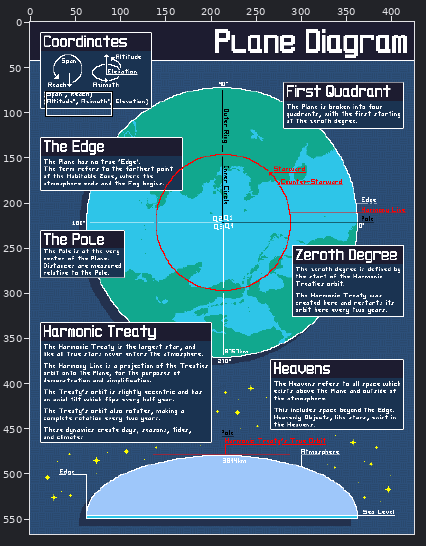
One commit to this pixel-art file: content/Media/Images/Infographics/world_diagram.aseprite. Above: a wide view before the commit, with the close-up outlined.
Close-up. Before the commit:
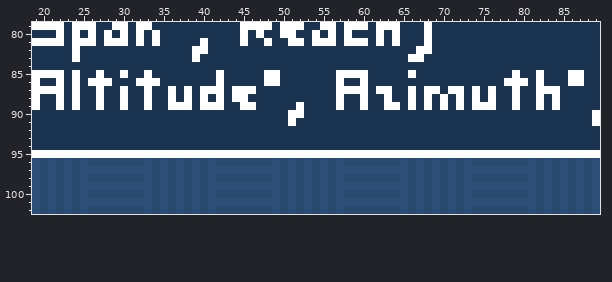
425x567 pixels, 1 frame. Colours within 5 levels of each other are drawn and written as one. Shown: x 19..89, y 79..102.
After:
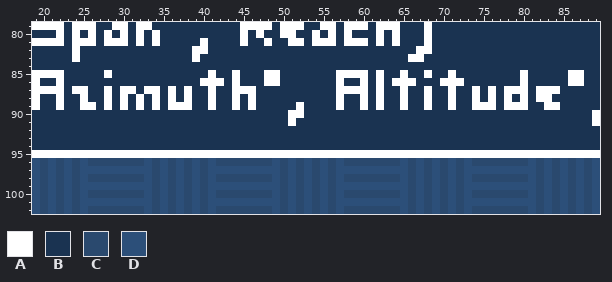
Palette (. is transparent): A #ffffff  B #1a3351  C #2a496e  D #2c4f79
Diff:
{"where": "layer \"Textbox Text\""}
{"y":85,"x":24,"old":"A","new":"B"}
{"y":85,"x":27,"old":"AB","new":"BA"}
{"y":85,"x":30,"old":"A","new":"B"}
{"y":85,"x":33,"old":"A","new":"B"}
{"y":85,"x":41,"old":"BA","new":"AB"}
{"y":85,"x":44,"old":"B","new":"A"}
{"y":85,"x":62,"old":"B","new":"A"}
{"y":85,"x":65,"old":"BA","new":"AB"}
{"y":85,"x":68,"old":"B","new":"A"}
{"y":85,"x":71,"old":"B","new":"A"}
{"y":85,"x":79,"old":"AB","new":"BA"}
{"y":85,"x":82,"old":"A","new":"B"}
{"y":86,"x":24,"old":"A","new":"B"}
{"y":86,"x":26,"old":"AAA","new":"BBB"}
{"y":86,"x":32,"old":"AAA","new":"BBB"}
{"y":86,"x":40,"old":"BB","new":"AA"}
{"y":86,"x":44,"old":"B","new":"A"}
{"y":86,"x":62,"old":"B","new":"A"}
{"y":86,"x":64,"old":"BBB","new":"AAA"}
{"y":86,"x":70,"old":"BBB","new":"AAA"}
{"y":86,"x":78,"old":"AA","new":"BB"}
{"y":86,"x":82,"old":"A","new":"B"}
{"y":87,"x":25,"old":"B","new":"A"}
{"y":87,"x":27,"old":"AB","new":"BA"}
{"y":87,"x":31,"old":"B","new":"A"}
{"y":87,"x":34,"old":"B","new":"A"}
{"y":87,"x":40,"old":"A","new":"B"}
{"y":87,"x":42,"old":"A","new":"B"}
{"y":87,"x":63,"old":"A","new":"B"}
{"y":87,"x":65,"old":"BA","new":"AB"}
{"y":87,"x":69,"old":"A","new":"B"}
{"y":87,"x":72,"old":"A","new":"B"}
{"y":87,"x":78,"old":"B","new":"A"}
{"y":87,"x":80,"old":"B","new":"A"}
{"y":88,"x":24,"old":"AB","new":"BA"}
{"y":88,"x":27,"old":"AB","new":"BA"}
{"y":88,"x":32,"old":"BAB","new":"ABA"}
{"y":88,"x":40,"old":"ABA","new":"BAB"}
{"y":88,"x":45,"old":"AB","new":"BA"}
{"y":88,"x":62,"old":"BA","new":"AB"}
{"y":88,"x":65,"old":"BA","new":"AB"}
{"y":88,"x":70,"old":"ABA","new":"BAB"}
{"y":88,"x":78,"old":"BAB","new":"ABA"}
{"y":88,"x":83,"old":"BA","new":"AB"}
{"y":89,"x":24,"old":"ABBAB","new":"BAABA"}
{"y":89,"x":32,"old":"BAB","new":"ABA"}
{"y":89,"x":40,"old":"A","new":"B"}
{"y":89,"x":42,"old":"A","new":"B"}
{"y":89,"x":44,"old":"BA","new":"AB"}
{"y":89,"x":62,"old":"BAABA","new":"ABBAB"}
{"y":89,"x":70,"old":"ABA","new":"BAB"}
{"y":89,"x":78,"old":"B","new":"A"}
{"y":89,"x":80,"old":"B","new":"A"}
{"y":89,"x":82,"old":"AB","new":"BA"}
{"label":"changed","picture_box":[72,70,160,110]}
{"label":"changed","picture_box":[200,70,256,110]}
{"label":"changed","picture_box":[376,70,464,110]}
{"label":"changed","picture_box":[504,70,560,110]}
